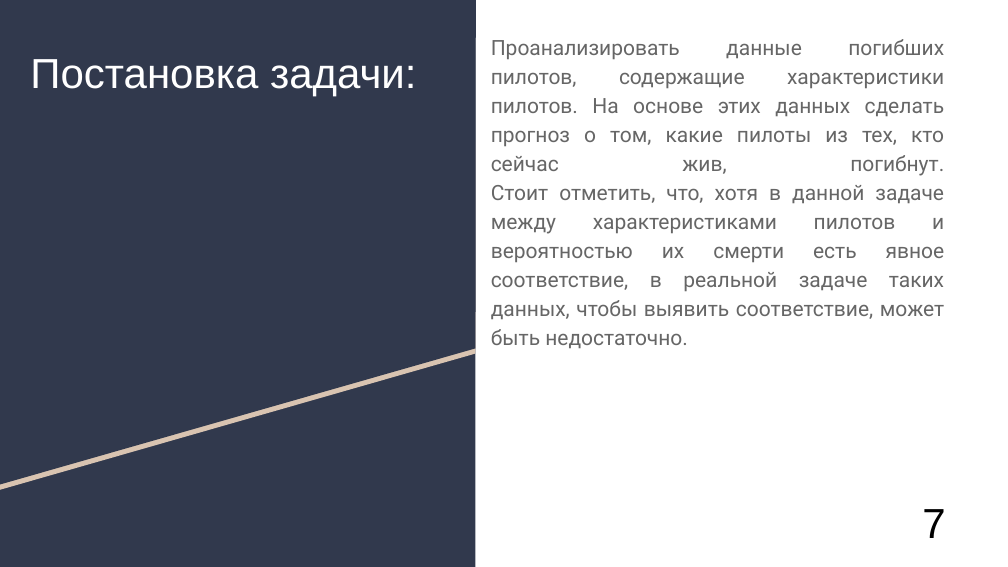
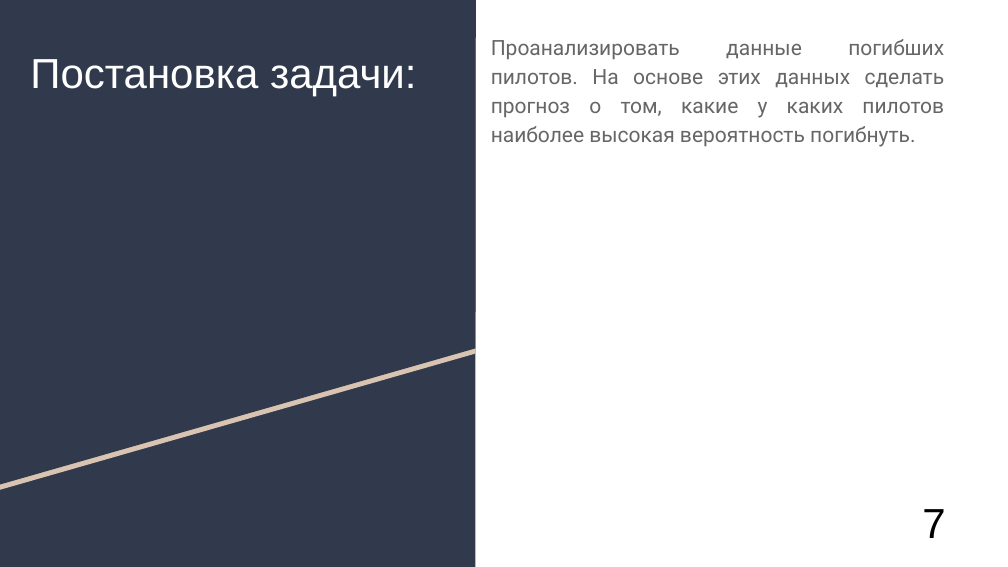
Before and after one commit to AlexanderUzunyan/TestProject, a slide deck: slide 8 of neuro/doc/TMVA.odp. Drawn at 1008x567 pixels with LibreOffice and Linux fonts; fonts in the diff are those of the drawing. Boxes give left, top, right and bottom in pixels: in the first picture for what was removed or moved away, otherwise in the second. Text is boxed around its words. In the diff, an @@ line names an element or a change of style, - is before the commit and + after.

```diff
--- a/neuro/doc/TMVA.odp
+++ b/neuro/doc/TMVA.odp
@@ text at (491,39,945,147): text changed @@
-Проанализировать данные погибших пилотов, содержащие характеристики пилотов. На основе этих данных сделать прогноз о том, какие пилоты из тех, кто сейчас жив, погибнут.
-Стоит отметить, что, хотя в данной задаче между характеристиками пилотов и вероятностью их смерти есть явное соответствие, в реальной задаче таких данных, чтобы выявить соответствие, может быть недостаточно.
+Проанализировать данные погибших пилотов. На основе этих данных сделать прогноз о том, какие у каких пилотов наиболее высокая вероятность погибнуть.
```
Also in this commit, not shown: 7 other slides changed, 3 slides added, 1 slide removed.
